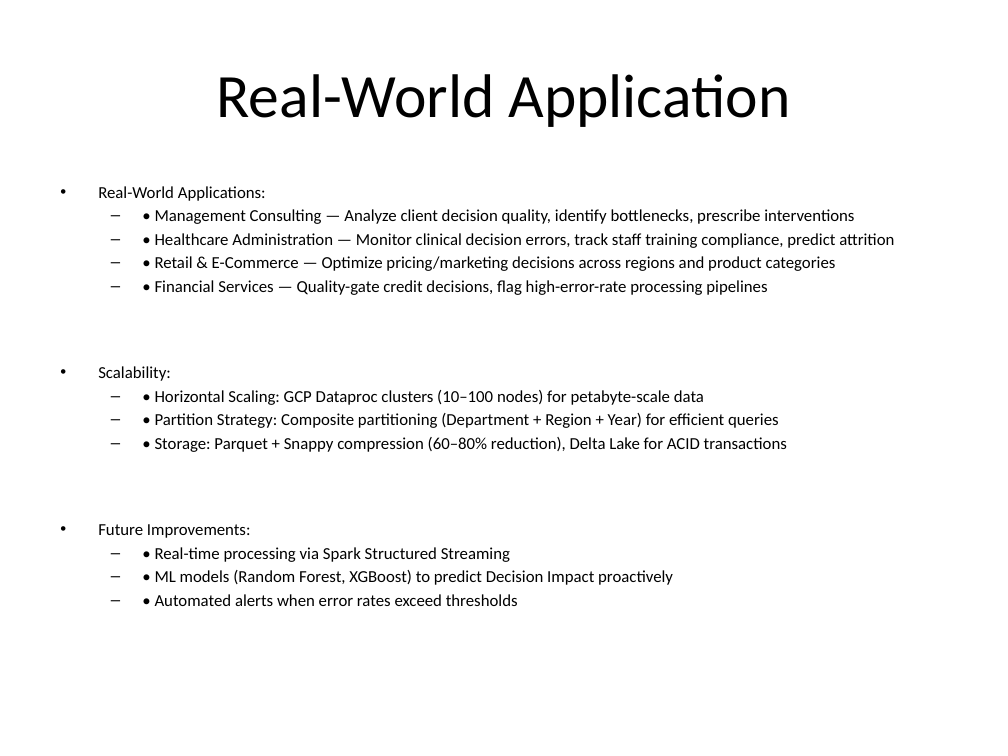
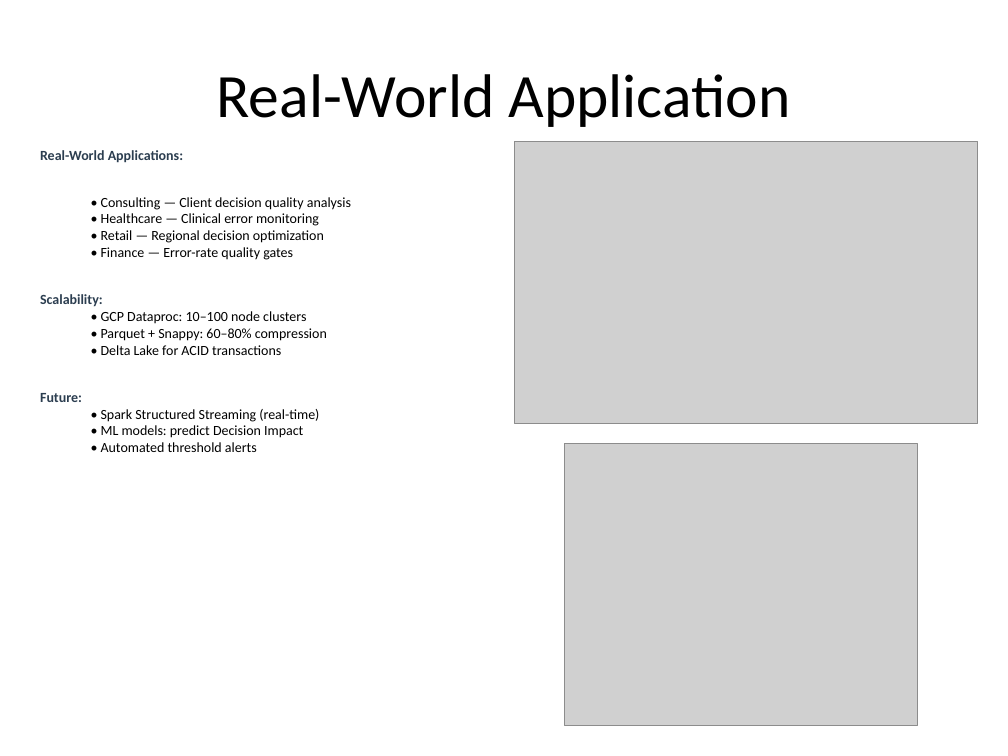
Before and after one commit to Shivshankar8261/data-driven-decision-bigdata, a slide deck: slide 5 of BDCCT_PPT.pptx. Drawn at 1008x756 pixels with LibreOffice and Linux fonts; fonts in the diff are those of the drawing; grey boxes stand for pictures. Boxes give left, top, right and bottom in pixels: in the first picture for what was removed or moved away, otherwise in the second. Text is boxed around its words. In the diff, an @@ line names an element or a change of style, - is before the commit and + after.

```diff
--- a/BDCCT_PPT.pptx
+++ b/BDCCT_PPT.pptx
@@ text "Real-World Applications:" moved from (x1=98, y1=186, x2=894, y2=606) to (x1=40, y1=150, x2=351, y2=452) @@
@@ picture added at (x1=514, y1=141, x2=978, y2=423) @@
@@ text at (x1=40, y1=150, x2=183, y2=307): size 12 to 10 pt, text colour #000000 to #2C3E50, bold on in "Real-World Applications:", "Scalability:"; bullet • to none; less space between paragraphs @@
@@ text at (x1=101, y1=197, x2=351, y2=260): text changed; size 12 to 10 pt @@
-  – • Management Consulting — Analyze client decision quality, identify bottlenecks, prescribe interventions
-  – • Healthcare Administration — Monitor clinical decision errors, track staff training compliance, predict attrition
-  – • Retail & E-Commerce — Optimize pricing/marketing decisions across regions and product categories
-  – • Financial Services — Quality-gate credit decisions, flag high-error-rate processing pipelines
+  • Consulting — Client decision quality analysis
+  • Healthcare — Clinical error monitoring
+  • Retail — Regional decision optimization
+  • Finance — Error-rate quality gates
@@ text at (x1=40, y1=311, x2=327, y2=452): text changed; size 12 to 10 pt @@
-  – • Horizontal Scaling: GCP Dataproc clusters (10–100 nodes) for petabyte-scale data
-  – • Partition Strategy: Composite partitioning (Department + Region + Year) for efficient queries
-  – • Storage: Parquet + Snappy compression (60–80% reduction), Delta Lake for ACID transactions
-• Future Improvements:
-  – • Real-time processing via Spark Structured Streaming
-  – • ML models (Random Forest, XGBoost) to predict Decision Impact proactively
-  – • Automated alerts when error rates exceed thresholds
+  • GCP Dataproc: 10–100 node clusters
+  • Parquet + Snappy: 60–80% compression
+  • Delta Lake for ACID transactions
+Future:
+  • Spark Structured Streaming (real-time)
+  • ML models: predict Decision Impact
+  • Automated threshold alerts
@@ picture added at (x1=564, y1=444, x2=917, y2=726) @@
```
Also in this commit, not shown: 5 other slides changed, 5 other files.
